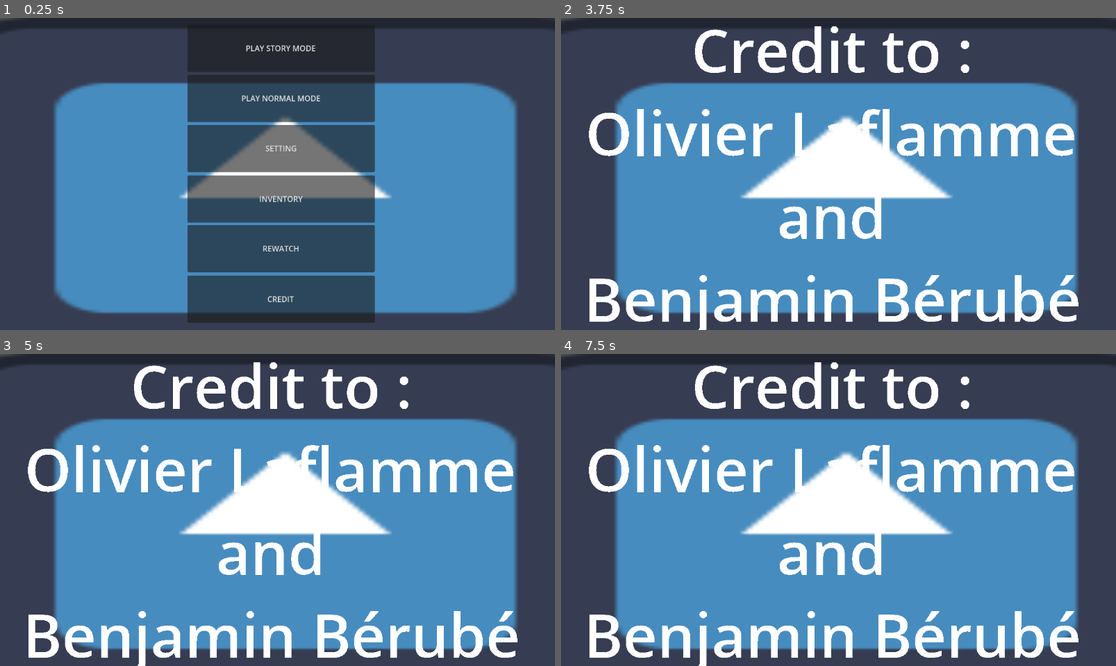
Above: before the commit, frames 1-4 (two rows, left to right).
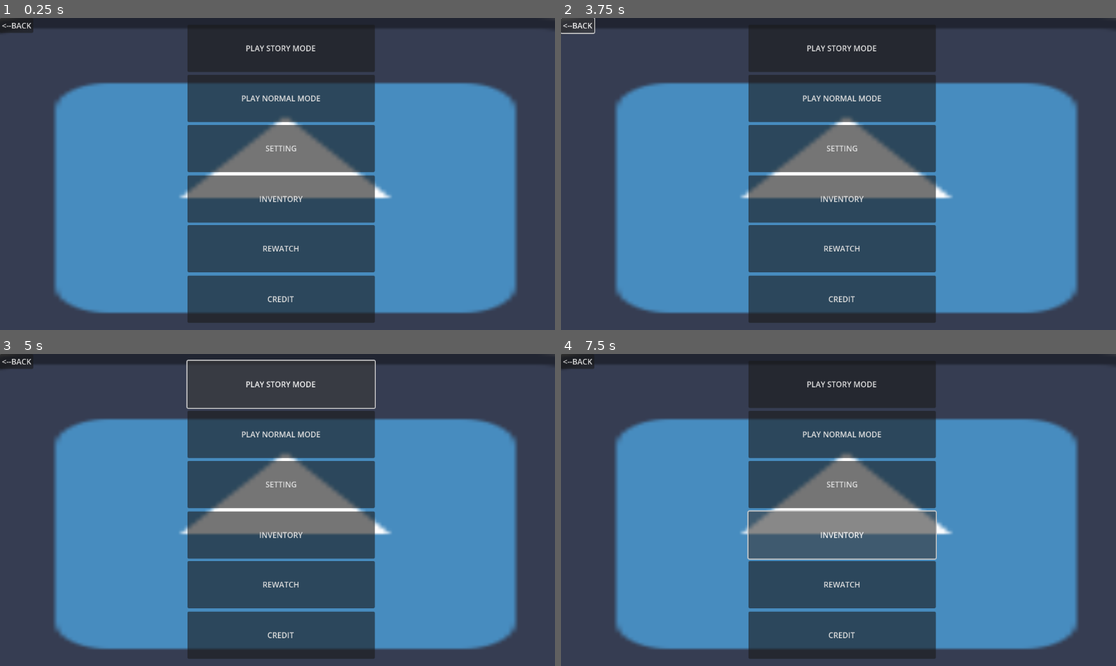
Above: after the commit, the same moments.

Repository: StudioXPEtudiant/25-26.M.S2.MiniGames
Game: Godot game, scene res://ui_setting.tscn
The game is run twice, just before and just after one commit, with the same random seed, the same clock (stepped at 60 frames per second) and the same inputs. The engine's default icon, where the game draws it, is replaced by a stand-in: a white triangle on a blue panel in a dark square.
Inputs (mouse positions are in pixels of both pictures, inside the frame that each line leads up to):
- Up to frame 1 (0.25 s): no input
- Up to frame 2 (3.75 s): click "SETTING" at 0.5 s; click "INVENTORY" at 1.25 s; click "REWATCH" at 2 s; click "CREDIT" at 2.75 s; click (577, 24) at 3.5 s, where only the run after the commit has a clickable "<--BACK"
- Up to frame 3 (5 s): click (283, 385) at 4.25 s, where only the run after the commit has a clickable "PLAY STORY MODE"
- Up to frame 4 (7.5 s): click (844, 385) at 5 s, where only the run after the commit has a clickable "PLAY STORY MODE"; click (844, 435) at 5.75 s, where only the run after the commit has a clickable "PLAY NORMAL MODE"; click (844, 435) at 6.5 s, where only the run after the commit has a clickable "PLAY NORMAL MODE"; click (844, 534) at 7.25 s, where only the run after the commit has a clickable "INVENTORY"

The runs differ from the first frame. In frame 1, 0.1% of the frame differs, in the area x 0-7%, y 0-5%; in frame 2, 37%; in frame 3, 34%; in frame 4, 37%, in the area x 0-94%, y 0-100%.

Commit message:
régler un petit truc...

Diff:
--- a/ui_setting.tscn
+++ b/ui_setting.tscn
@@ -88,6 +88,13 @@
 offset_bottom = 662.0
 disabled = true
 
+[node name="<--BACK" type="Button" parent="."]
+offset_right = 69.0
+offset_bottom = 31.0
+action_mode = 0
+text = "<--BACK
+"
+
 [connection signal="pressed" from="CREDIT" to="PLAY STORY MODE" method="set_visible" binds= [false]]
 [connection signal="pressed" from="CREDIT" to="PLAY STORY MODE" method="set_disabled" binds= [true]]
 [connection signal="pressed" from="CREDIT" to="PLAY NORMAL MODE" method="set_visible" binds= [false]]
@@ -103,3 +110,18 @@
 [connection signal="pressed" from="CREDIT" to="Multi credit text" method="set_visible" binds= [true]]
 [connection signal="pressed" from="CREDIT" to="OLIVIER_LAFLAMME_CREDIT_BUTTON" method="set_disabled" binds= [false]]
 [connection signal="pressed" from="CREDIT" to="BENJAMIN_BÉRUBÉ_CREDIT_BUTTON" method="set_disabled" binds= [false]]
+[connection signal="pressed" from="<--BACK" to="PLAY STORY MODE" method="set_visible" binds= [true]]
+[connection signal="pressed" from="<--BACK" to="PLAY STORY MODE" method="set_disabled" binds= [false]]
+[connection signal="pressed" from="<--BACK" to="PLAY NORMAL MODE" method="set_visible" binds= [true]]
+[connection signal="pressed" from="<--BACK" to="PLAY NORMAL MODE" method="set_disabled" binds= [false]]
+[connection signal="pressed" from="<--BACK" to="SETTING" method="set_visible" binds= [true]]
+[connection signal="pressed" from="<--BACK" to="SETTING" method="set_disabled" binds= [false]]
+[connection signal="pressed" from="<--BACK" to="INVENTORY" method="set_visible" binds= [true]]
+[connection signal="pressed" from="<--BACK" to="INVENTORY" method="set_disabled" binds= [false]]
+[connection signal="pressed" from="<--BACK" to="REWATCH" method="set_visible" binds= [true]]
+[connection signal="pressed" from="<--BACK" to="REWATCH" method="set_disabled" binds= [false]]
+[connection signal="pressed" from="<--BACK" to="CREDIT" method="set_visible" binds= [true]]
+[connection signal="pressed" from="<--BACK" to="CREDIT" method="set_disabled" binds= [false]]
+[connection signal="pressed" from="<--BACK" to="Multi credit text" method="set_visible" binds= [false]]
+[connection signal="pressed" from="<--BACK" to="OLIVIER_LAFLAMME_CREDIT_BUTTON" method="set_disabled" binds= [true]]
+[connection signal="pressed" from="<--BACK" to="BENJAMIN_BÉRUBÉ_CREDIT_BUTTON" method="set_disabled" binds= [true]]
